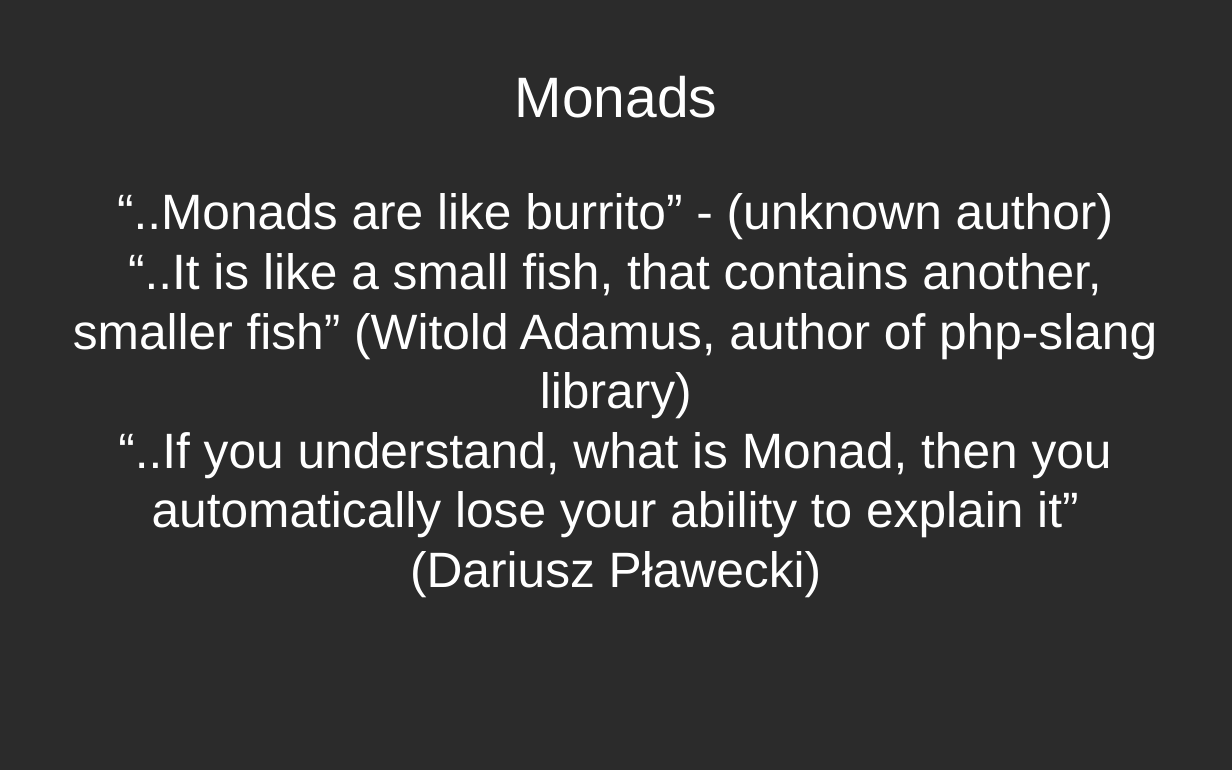
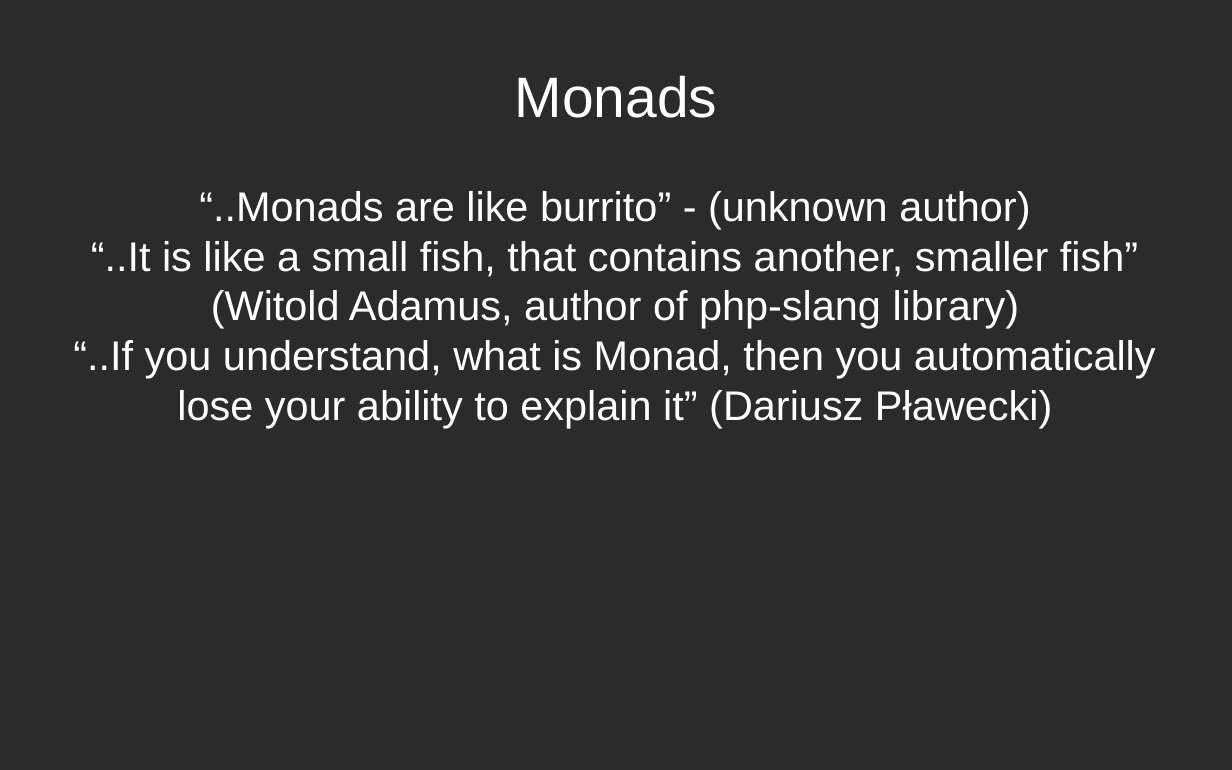
Before and after one commit to fkryvyts/functional_programming, a slide deck: slide 10 of documentation/presentation.odp (slide 9 before the commit). Drawn at 1232x770 pixels with LibreOffice and Linux fonts; fonts in the diff are those of the drawing; background and template pictures are left out; a plain dark background stands for a picture behind light text. Boxes give left, top, right and bottom in pixels: in the first picture for what was removed or moved away, otherwise in the second. Text is boxed around its words. In the diff, an @@ line names an element or a change of style, - is before the commit and + after.

```diff
--- a/documentation/presentation.odp
+++ b/documentation/presentation.odp
@@ subtitle "“..Monads are like burrito” - ..." at [73,191,1156,428]: size 32 to 26.7 pt @@
```
Also in this commit, not shown: 5 other slides changed, 2 slides added.
